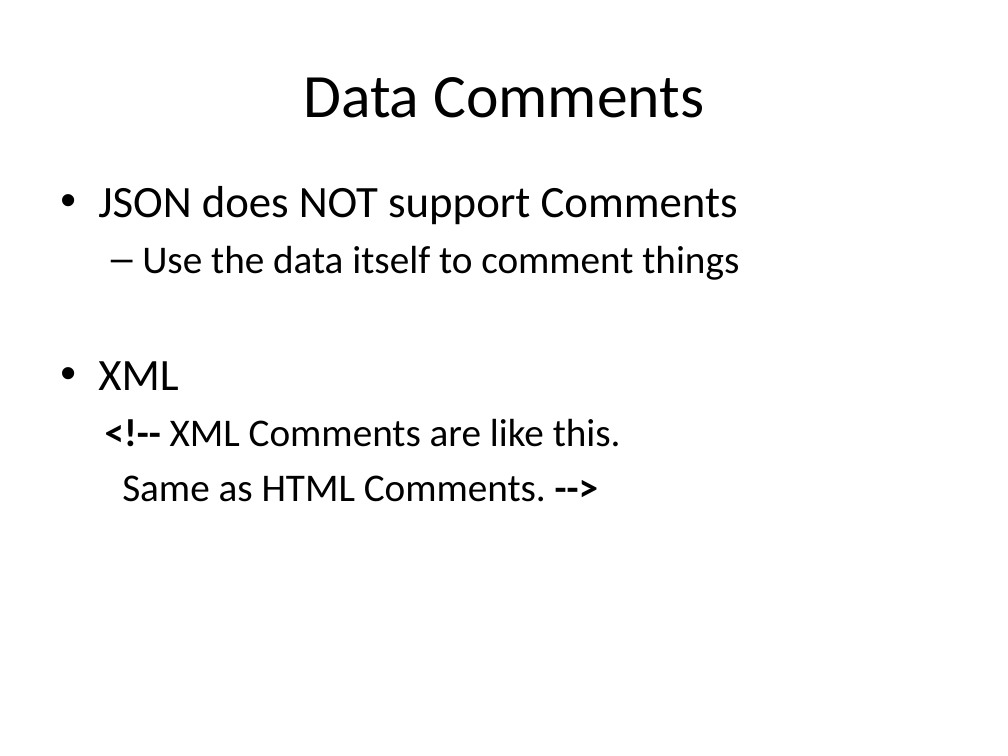
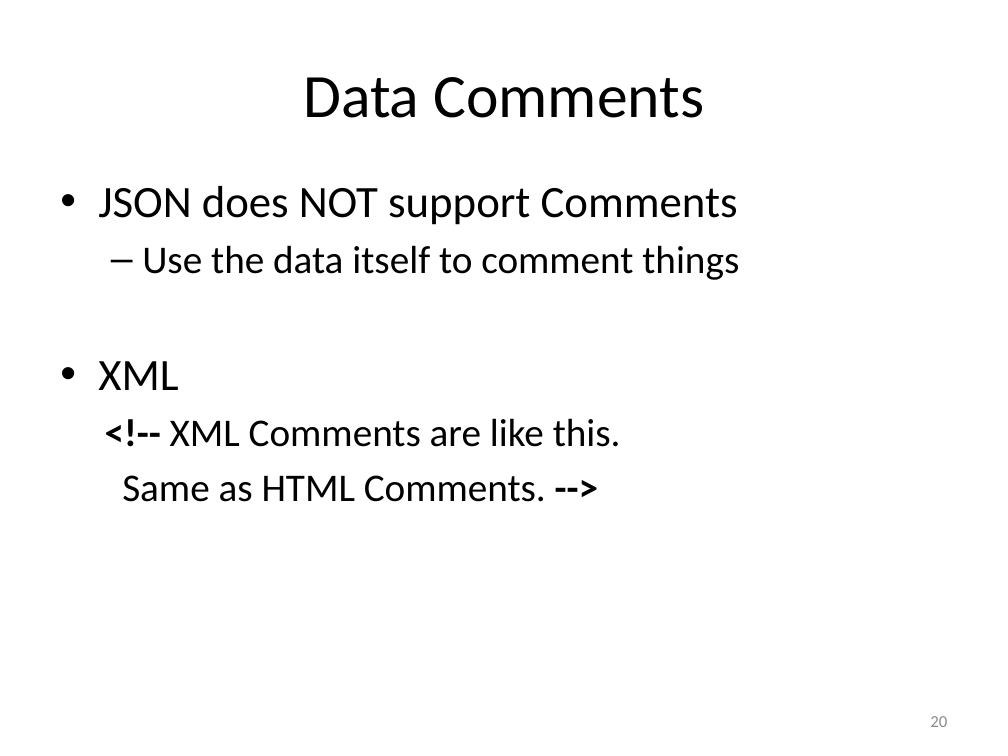
Before and after one commit to UUDeCART/NoSQL, a slide deck: slide 20 of NoSQL.pptx. Drawn at 1008x756 pixels with LibreOffice and Linux fonts; fonts in the diff are those of the drawing. Boxes give left, top, right and bottom in pixels: in the first picture for what was removed or moved away, otherwise in the second. Text is boxed around its words. In the diff, an @@ line names an element or a change of style, - is before the commit and + after.

```diff
--- a/NoSQL.pptx
+++ b/NoSQL.pptx
@@ page number added at (930, 716, 947, 727), 12 pt, text #8C8C8C @@
+20
```
Also in this commit, not shown: 27 other slides changed.
